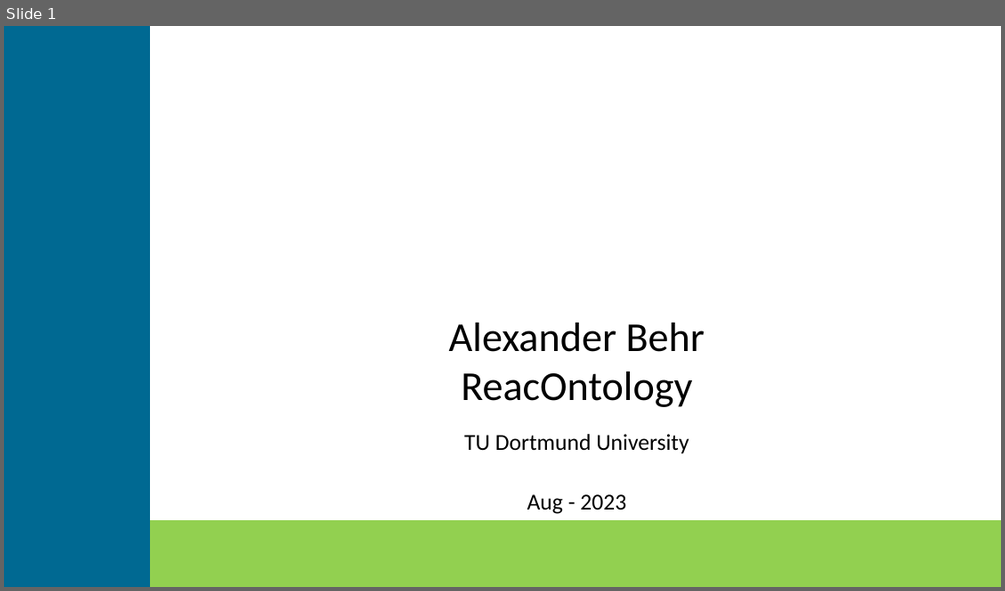
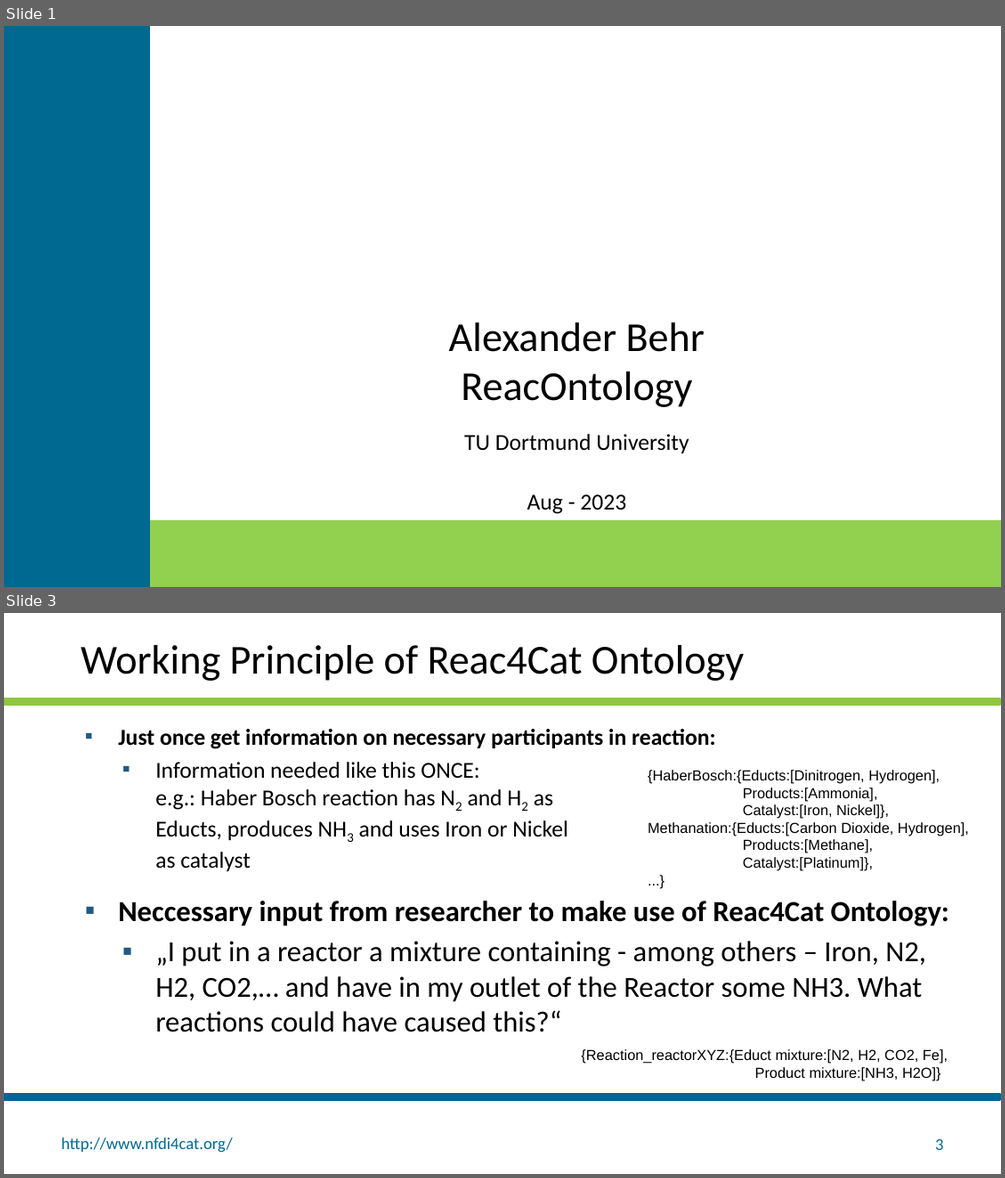
Before and after one commit to AleSteB/Reac4Cat, a slide deck: WorkingPrinciple-Reac4CatOntology.pptx. Shown one above the other, each under a label of ours: slide 1 before the commit, slides 1 and 3 after it; the slides between them are not shown. The pictures are 1005x591 and 1005x1178 pixels, drawn with LibreOffice and Linux fonts; fonts in the diff are those of the drawing; background and template pictures are left out. Boxes give left, top, right and bottom in pixels: in the first picture for what was removed or moved away, otherwise in the second. Text is boxed around its words. In the diff, an @@ line names an element or a change of style, - is before the commit and + after.

```diff
--- a/WorkingPrinciple-Reac4CatOntology.pptx
+++ b/WorkingPrinciple-Reac4CatOntology.pptx
@@ slide 3 added at <box>4,613,1001,1174</box>, background #FFFFFF @@
@@ title added at <box>81,645,744,681</box>, 39.6 pt, text #000000 @@
+Working Principle of Reac4Cat Ontology
@@ rectangle added at <box>4,699,1000,705</box>, fill #90C73E, outline #90C73E 2 pt @@
@@ text added at <box>118,729,716,871</box>, 22 pt, text #000000 @@
+▪ Just once get information on necessary participants in reaction:
+  ▪ Information needed like this ONCE:
+    e.g.: Haber Bosch reaction has N2 and H2 as
+    Educts, produces NH3 and uses Iron or Nickel
+    as catalyst
@@ text added at <box>647,770,969,871</box>, 14 pt, text #000000 @@
+{HaberBosch:{Educts:[Dinitrogen, Hydrogen],
+Products:[Ammonia],
+Catalyst:[Iron, Nickel]},
+Methanation:{Educts:[Carbon Dioxide, Hydrogen],
+Products:[Methane],
+Catalyst:[Platinum]},
+...}
@@ text added at <box>118,900,949,1032</box>, 28 pt, text #000000 @@
+▪ Neccessary input from researcher to make use of Reac4Cat Ontology:
+  ▪ „I put in a reactor a mixture containing - among others – Iron, N2, H2, CO2,… and have in my outlet of the Reactor some NH3. What reactions could have caused this?“
@@ text added at <box>581,1049,947,1080</box>, 14 pt, text #000000 @@
+{Reaction_reactorXYZ:{Educt mixture:[N2, H2, CO2, Fe],
+Product mixture:[NH3, H2O]}
@@ rectangle added at <box>4,1094,1000,1100</box>, fill #006992, outline #006992 2 pt @@
@@ text added at <box>61,1137,232,1152</box>, 16 pt, text #006992 @@
+http://www.nfdi4cat.org/
@@ page number added at <box>935,1139,943,1150</box>, 16 pt, text #006992 @@
+3
```
Also in this commit, not shown: 1 slide changed, 1 slide removed.
